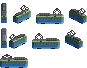
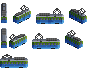
Comparing the layer stacks of the two 87 x 68 images. Changes:
showed "door_ind" over <box>17,12,82,24</box>
painted on "2cc" over <box>1,11,84,67</box>
